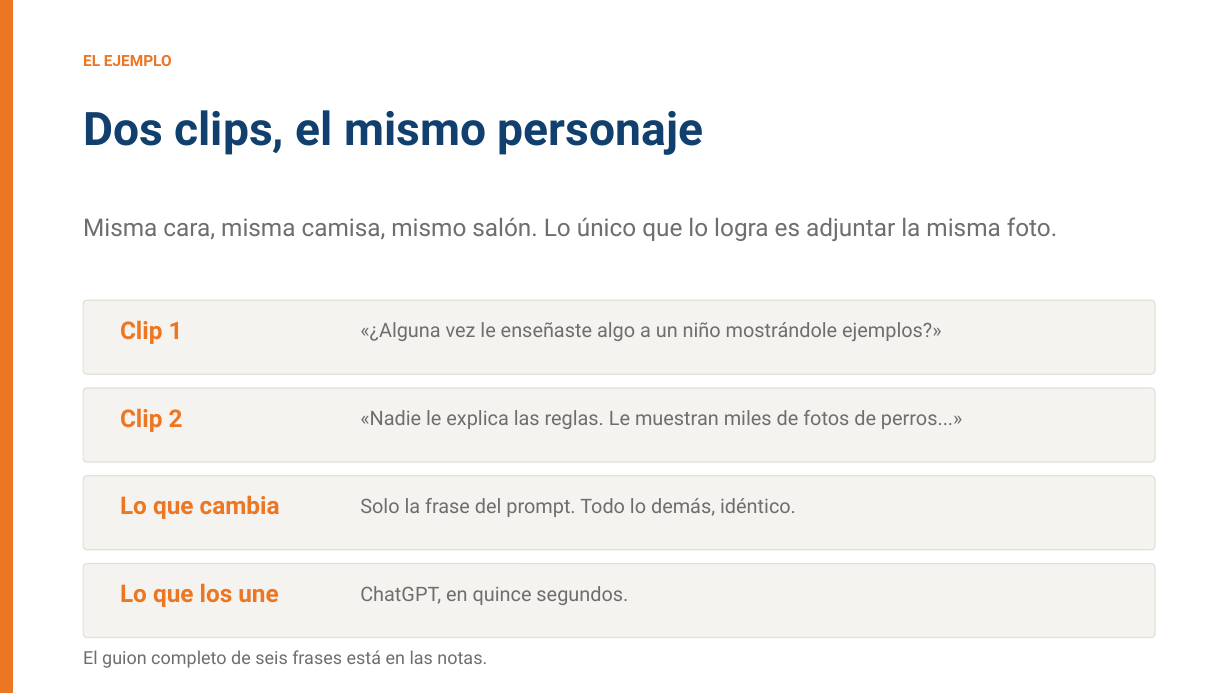
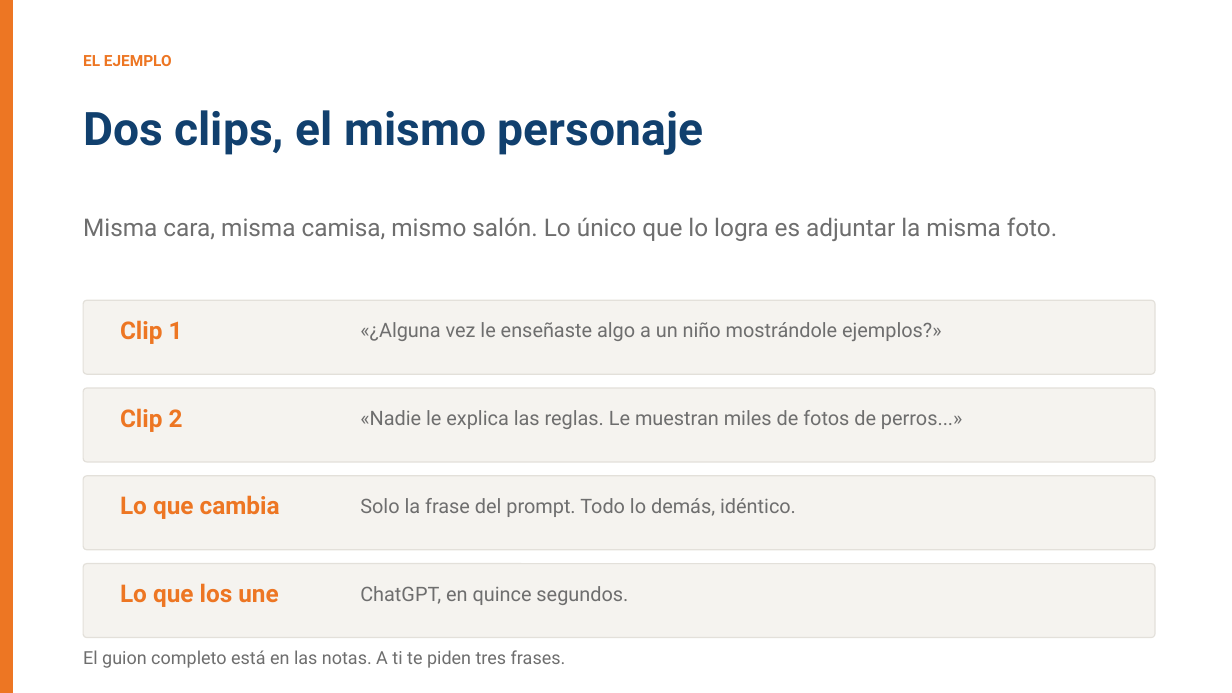
Before and after one commit to BioAITeamLearning/IntroInfo_2026_02_Ucaldas, a slide deck: slide 14 of _static/sesion06/S06_audio_imagen_video.pptx. Drawn at 1232x693 pixels with LibreOffice and Linux fonts; fonts in the diff are those of the drawing. Boxes give left, top, right and bottom in pixels: in the first picture for what was removed or moved away, otherwise in the second. Text is boxed around its words. In the diff, an @@ line names an element or a change of style, - is before the commit and + after.

```diff
--- a/_static/sesion06/S06_audio_imagen_video.pptx
+++ b/_static/sesion06/S06_audio_imagen_video.pptx
@@ text at box(83, 650, 566, 668): text changed @@
-El guion completo de seis frases está en las notas.
+El guion completo está en las notas. A ti te piden tres frases.
```
Also in this commit, not shown: 11 other slides changed, 2 other files.
